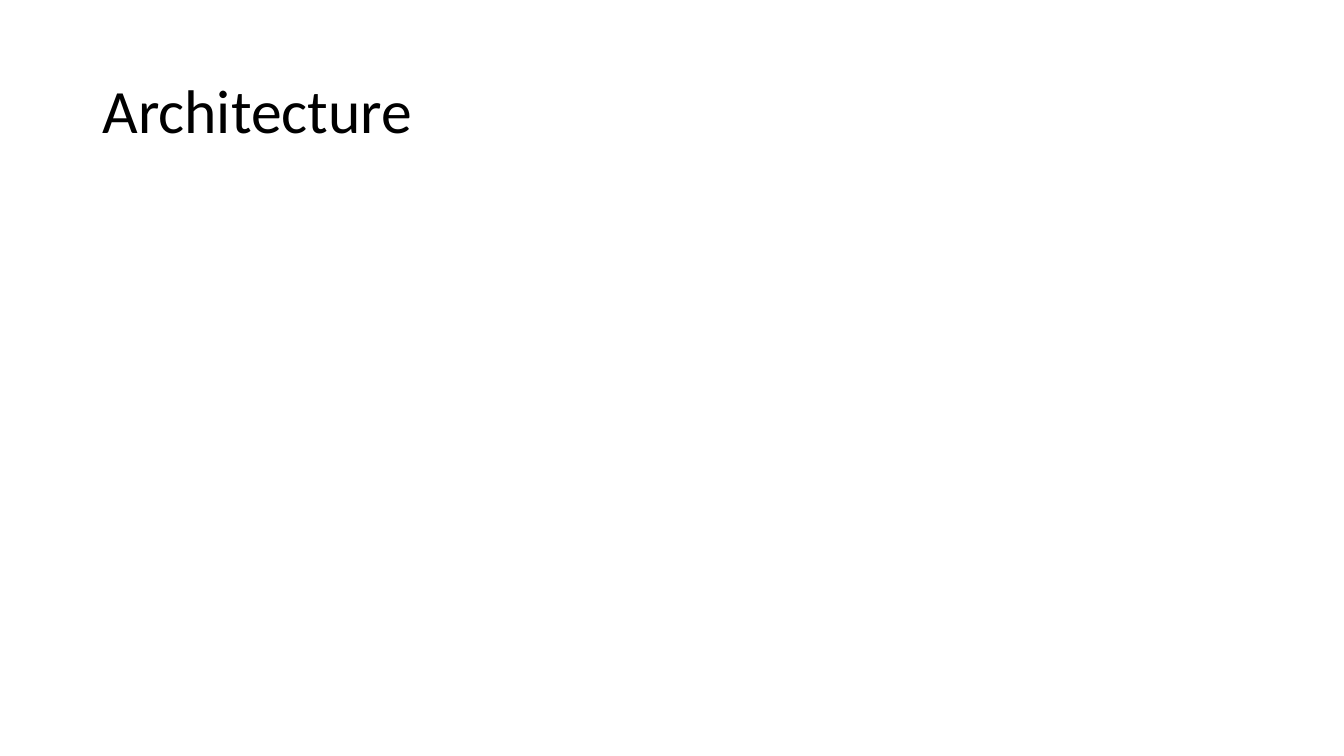
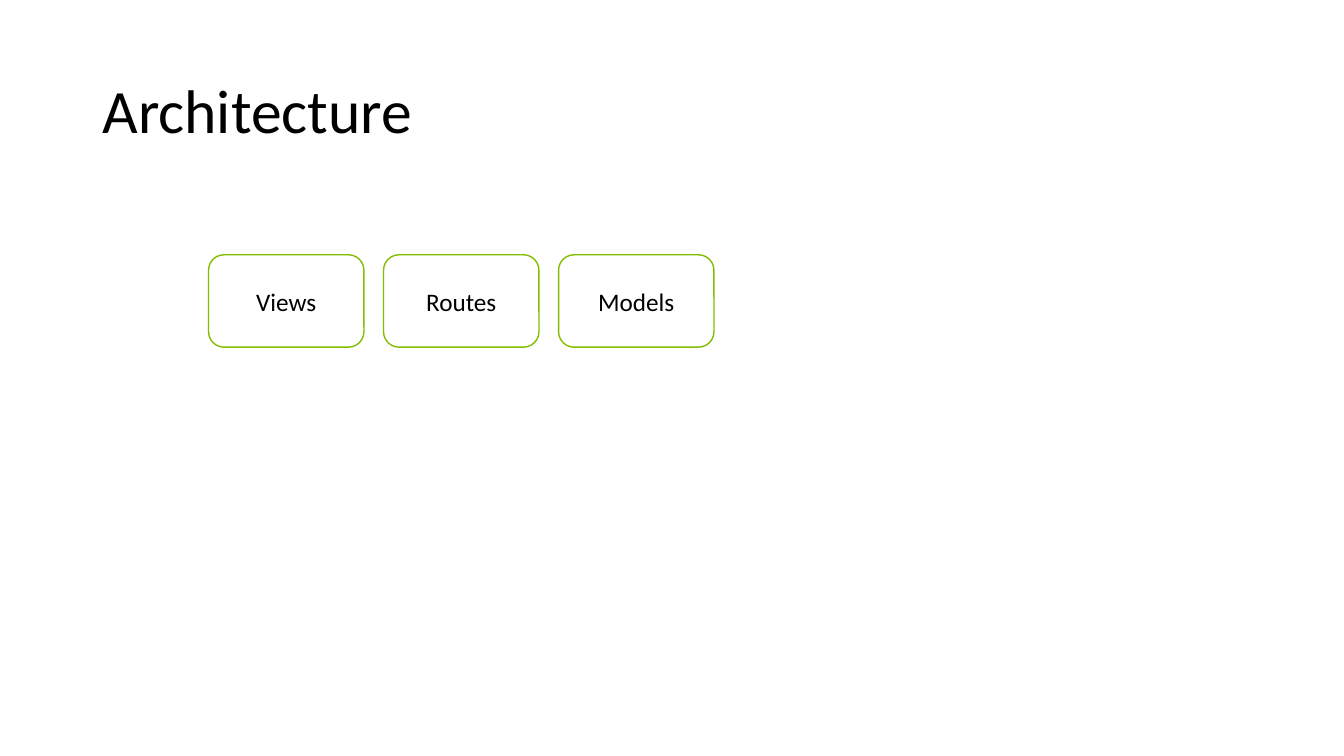
Before and after one commit to afelder09/justnoise, a slide deck: slide 6 of design/Wireframe.pptx. Drawn at 1344x756 pixels with LibreOffice and Linux fonts; fonts in the diff are those of the drawing. Boxes give left, top, right and bottom in pixels: in the first picture for what was removed or moved away, otherwise in the second. Text is boxed around its words. In the diff, an @@ line names an element or a change of style, - is before the commit and + after.

Commit message:
Added user story excel and updated model per spotify link

```diff
--- a/design/Wireframe.pptx
+++ b/design/Wireframe.pptx
@@ rounded rectangle added at (209, 255, 364, 348), fill #FFFFFF, outline #84BD00 1 pt, 18 pt, text #000000 @@
+Views
@@ rounded rectangle added at (384, 255, 539, 348), fill #FFFFFF, outline #84BD00 1 pt, 18 pt, text #000000 @@
+Routes
@@ rounded rectangle added at (559, 255, 714, 348), fill #FFFFFF, outline #84BD00 1 pt, 18 pt, text #000000 @@
+Models
```
Also in this commit, not shown: 3 other slides changed, 1 slide added, 1 slide removed, 7 other files.
